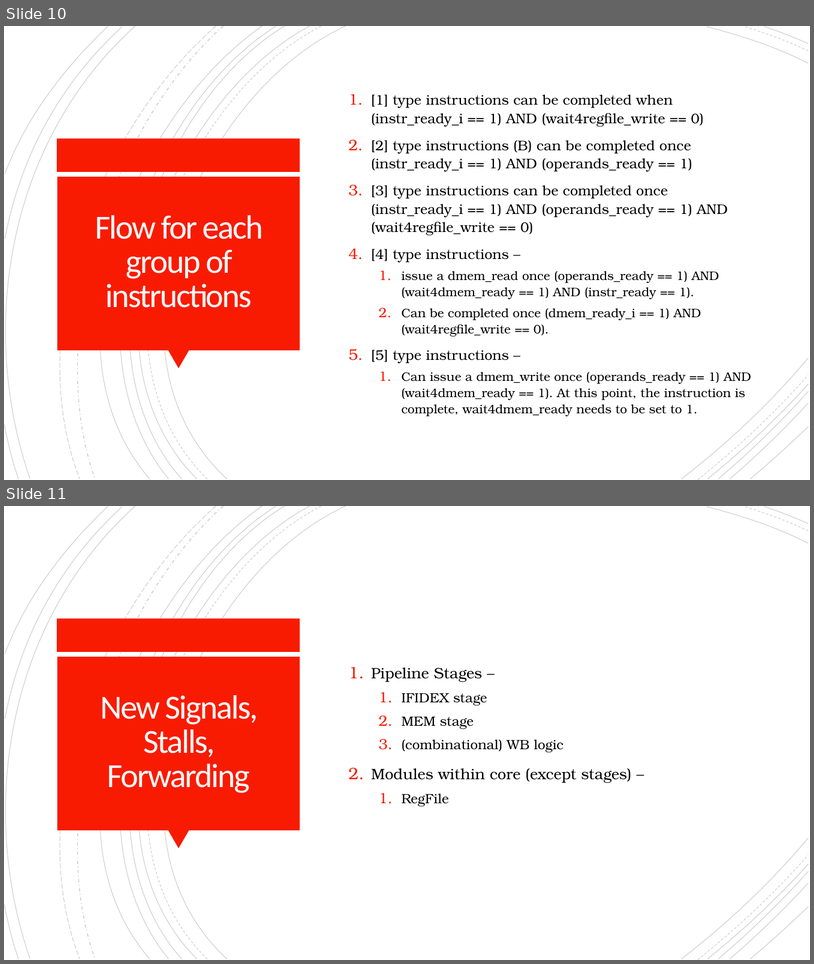
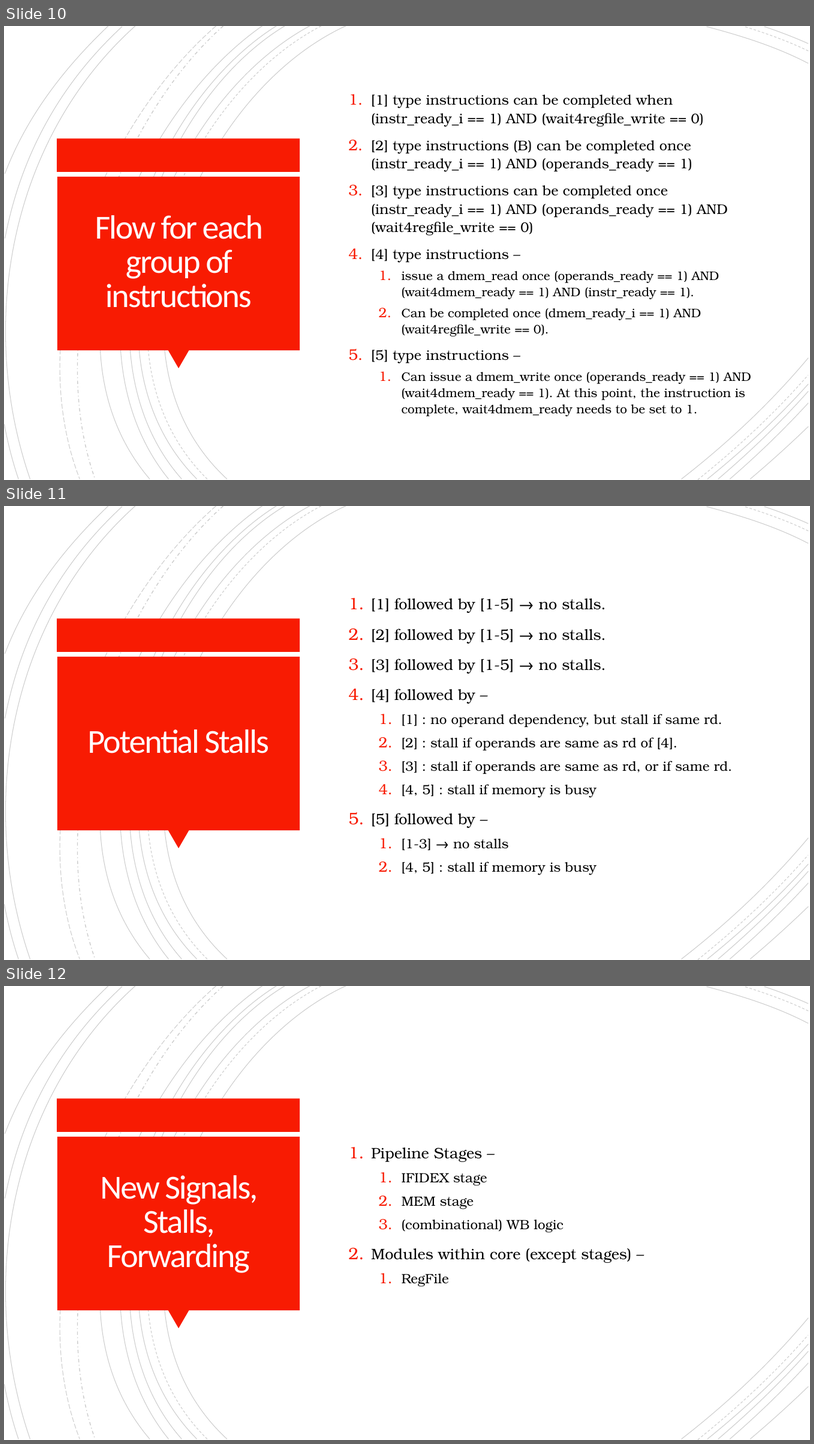
Before and after one commit to mrinav-saxena/riscv_verif0, a slide deck: rtl/core/multi_cycle/stall_for_mem_core.pptx. Shown one above the other, each under a label of ours: slides 10 and 11 before the commit, slides 10, 11 and 12 after it. The pictures are 814x964 and 814x1444 pixels, drawn with LibreOffice and Linux fonts; fonts in the diff are those of the drawing. Boxes give left, top, right and bottom in pixels: in the first picture for what was removed or moved away, otherwise in the second. Text is boxed around its words. In the diff, an @@ line names an element or a change of style, - is before the commit and + after.

Commit message:
still implementing stall4mem_pip, updated documentation accordingly

```diff
--- a/rtl/core/multi_cycle/stall_for_mem_core.pptx
+++ b/rtl/core/multi_cycle/stall_for_mem_core.pptx
@@ slide 11 added at [4,506,810,960], background #FFFFFF; not listed: 24 template elements that a slide beside it also shows @@
@@ text added at [348,598,733,875], 16 pt, text #000000 @@
+1. [1] followed by [1-5] → no stalls.
+2. [2] followed by [1-5] → no stalls.
+3. [3] followed by [1-5] → no stalls.
+4. [4] followed by –
+  1. [1] : no operand dependency, but stall if same rd.
+  2. [2] : stall if operands are same as rd of [4].
+  3. [3] : stall if operands are same as rd, or if same rd.
+  4. [4, 5] : stall if memory is busy
+5. [5] followed by –
+  1. [1-3] → no stalls
+  2. [4, 5] : stall if memory is busy
@@ title added at [87,729,269,753], 40 pt, text #FFFEFF @@
+Potential Stalls
@@ what was slide 11 is now slide 12 @@
```
Also in this commit, not shown: 1 slide removed, 6 other files.
